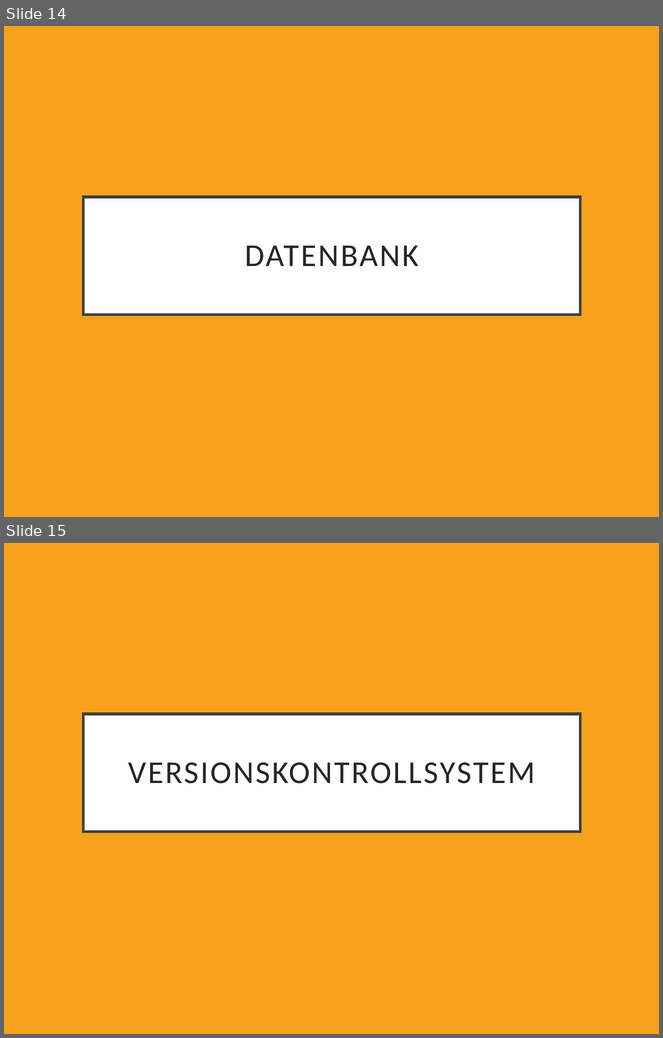
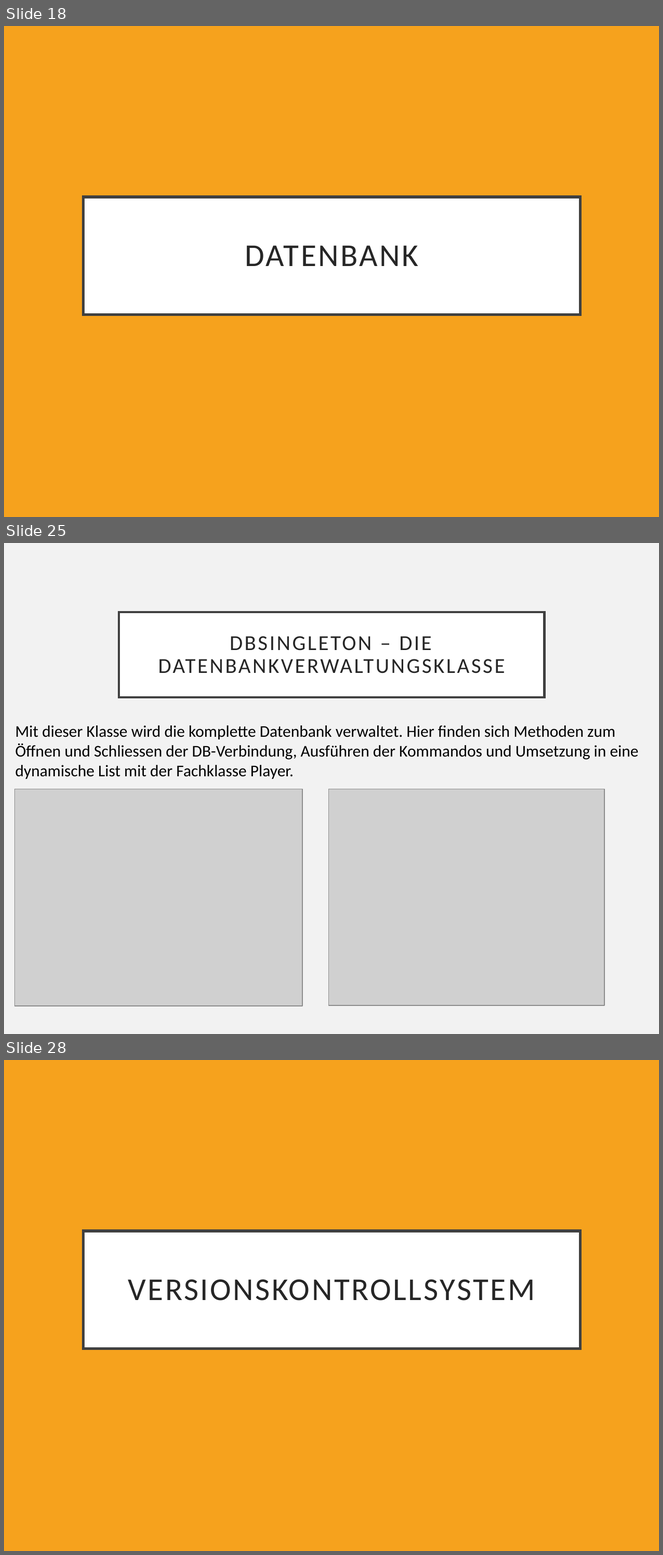
Before and after one commit to HeikoDudzus/VierGewinnt, a slide deck: Dokumente/Programmierprojekt.pptx. Shown one above the other, each under a label of ours: slides 14 and 15 before the commit, slides 18, 25 and 28 after it; the slides between them are not shown. The pictures are 663x1038 and 663x1555 pixels, drawn with LibreOffice and Linux fonts; fonts in the diff are those of the drawing; grey boxes stand for pictures. Boxes give left, top, right and bottom in pixels: in the first picture for what was removed or moved away, otherwise in the second. Text is boxed around its words. In the diff, an @@ line names an element or a change of style, - is before the commit and + after.

```diff
--- a/Dokumente/Programmierprojekt.pptx
+++ b/Dokumente/Programmierprojekt.pptx
@@ slide 25 added at [4, 543, 659, 1034], background #F2F2F2 @@
@@ title added at [119, 612, 545, 697], fill #FFFFFF, outline #404040 2.5 pt, 23.4 pt, text #262626 @@
+DBSINGLETON – DIE DATENBANKVERWALTUNGSKLASSE
@@ text added at [15, 726, 639, 779], 18 pt, text #000000 @@
+Mit dieser Klasse wird die komplette Datenbank verwaltet. Hier finden sich Methoden zum Öffnen und Schliessen der DB-Verbindung, Ausführen der Kommandos und Umsetzung in eine dynamische List mit der Fachklasse Player.
@@ picture added at [14, 789, 302, 1006] @@
@@ picture added at [329, 789, 605, 1006] @@
@@ what was slide 14 is now slide 18 @@
@@ what was slide 15 is now slide 28 @@
```
Also in this commit, not shown: 1 slide changed, 12 other slides added.
